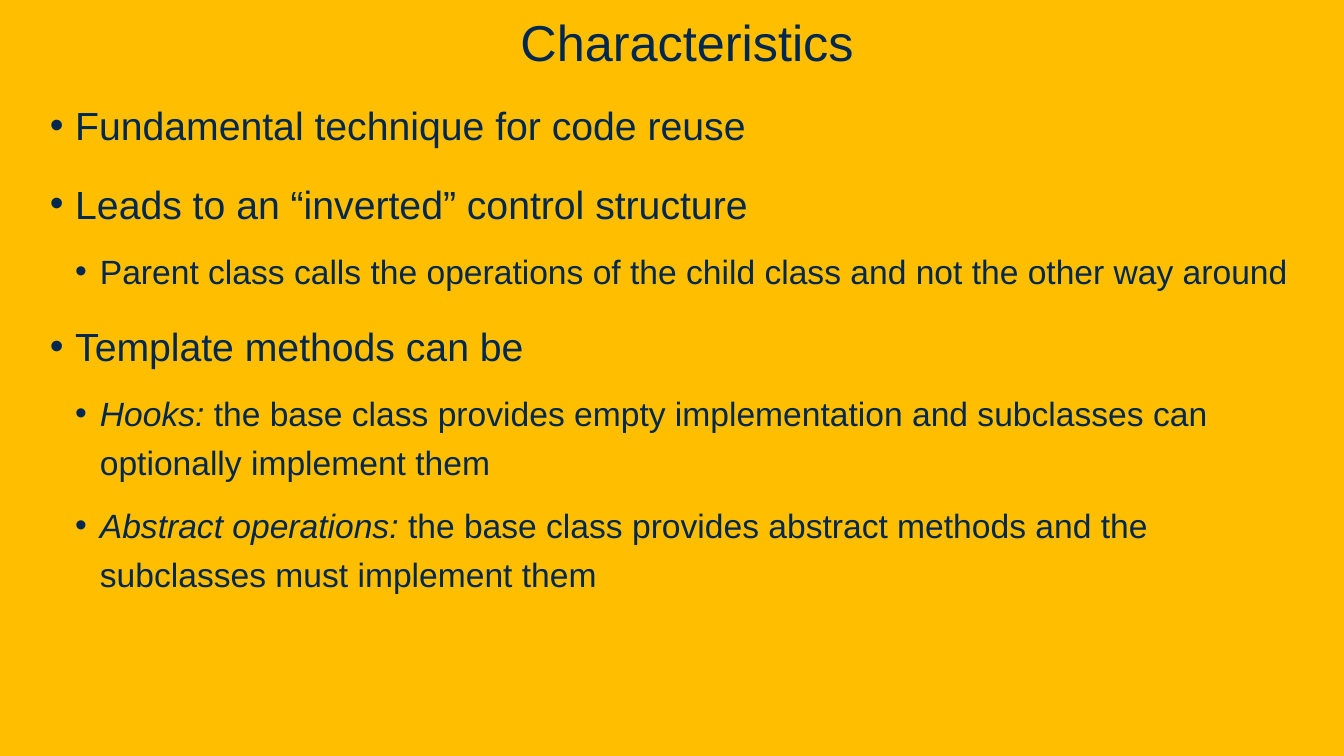
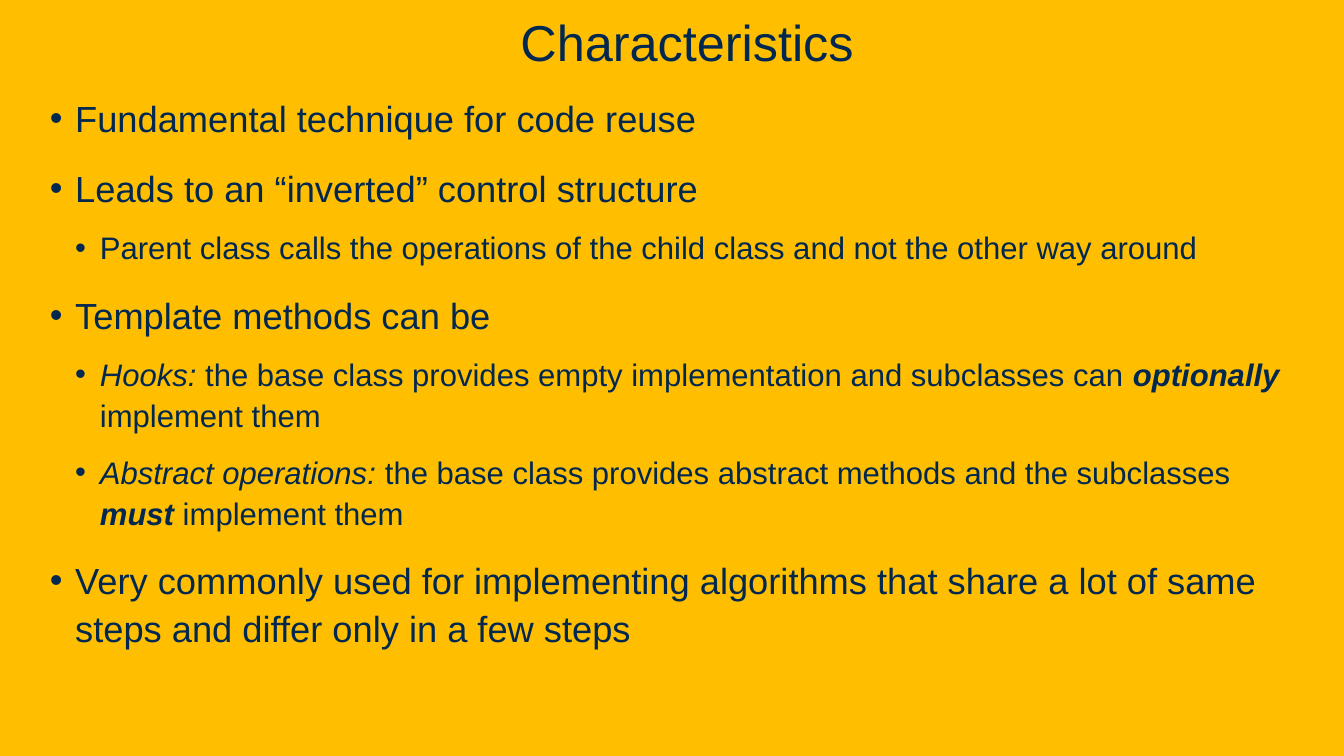
Before and after one commit to davsec-teaching/ECS160-Winter2025, a slide deck: slide 111 of slides/8_design_patterns.pptx (slide 96 before the commit). Drawn at 1344x756 pixels with LibreOffice and Linux fonts; fonts in the diff are those of the drawing; background and template pictures are left out. Boxes give left, top, right and bottom in pixels: in the first picture for what was removed or moved away, otherwise in the second. Text is boxed around its words. In the diff, an @@ line names an element or a change of style, - is before the commit and + after.

Commit message:
Updated design patterns

```diff
--- a/slides/8_design_patterns.pptx
+++ b/slides/8_design_patterns.pptx
@@ text at (x1=75, y1=105, x2=1280, y2=531): size 28 to 25.9 pt in "Fundamental technique for code reuse", "Leads to an “inverted” control structure", "Template methods can be"; size 24 to 22.2 pt in "Parent class calls the operations of the ...", "Hooks: the base class provides empty implementation ...", "Abstract operations: the base class provides abstract ..."; bold on, italic on in "optionally", "must"; line spacing 1.2 to 1.1 @@
@@ text at (x1=75, y1=567, x2=1256, y2=648): paragraph added @@
+• Very commonly used for implementing algorithms that share a lot of same steps and differ only in a few steps
```
Also in this commit, not shown: 15 other slides changed, 28 slides added, 2 slides removed.
